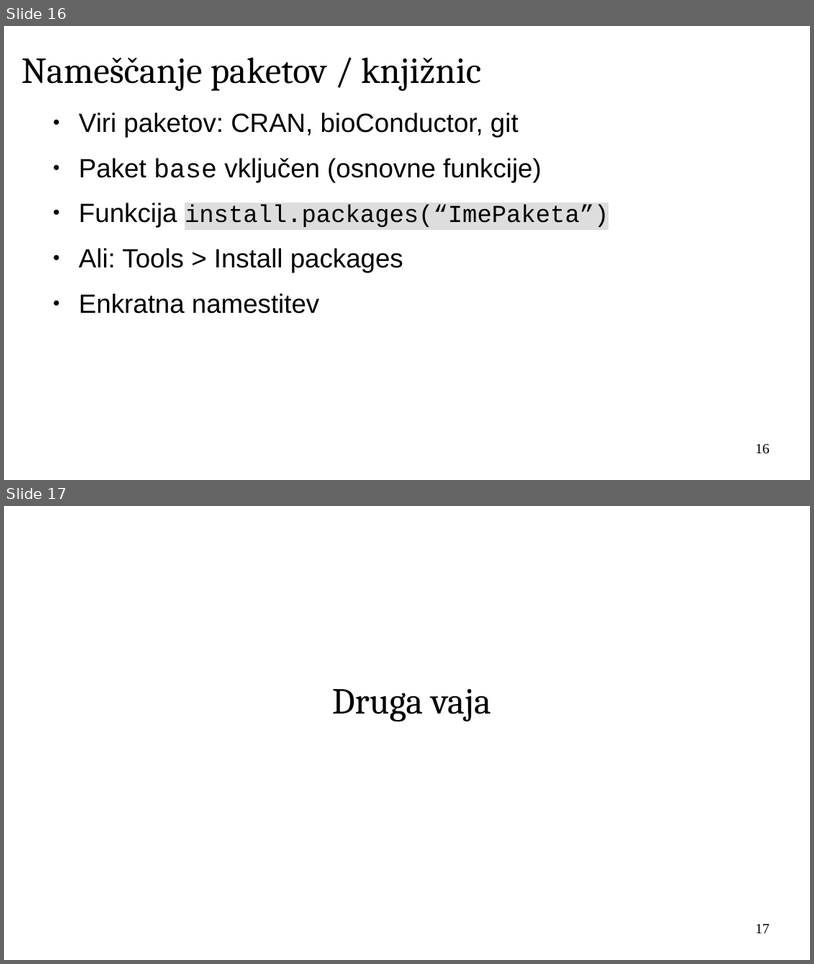
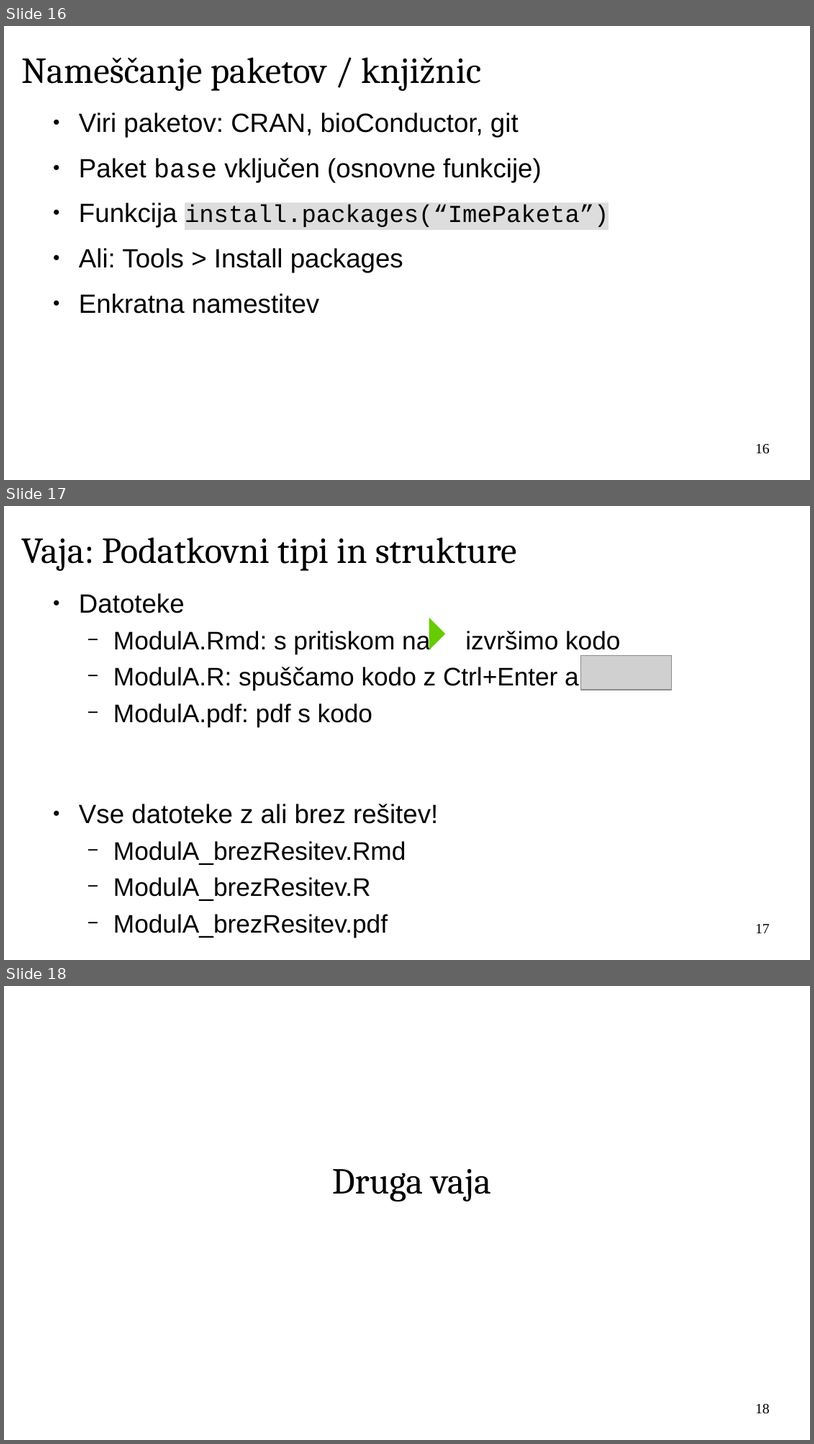
Before and after one commit to janaobsteter/R_tecaj, a slide deck: ModulA/IT_Rtecaj_ModulA.odp. Shown one above the other, each under a label of ours: slides 16 and 17 before the commit, slides 16, 17 and 18 after it. The pictures are 814x964 and 814x1444 pixels, drawn with LibreOffice and Linux fonts; fonts in the diff are those of the drawing; grey boxes stand for pictures; background and template pictures are left out. Boxes give left, top, right and bottom in pixels: in the first picture for what was removed or moved away, otherwise in the second. Text is boxed around its words. In the diff, an @@ line names an element or a change of style, - is before the commit and + after.

Commit message:
Modul a finished

```diff
--- a/ModulA/IT_Rtecaj_ModulA.odp
+++ b/ModulA/IT_Rtecaj_ModulA.odp
@@ slide 17 added at (4,506,810,960), background #FFFFFF @@
@@ title added at (21,537,517,571), 36 pt, text #000000 @@
+Vaja: Podatkovni tipi in strukture
@@ text added at (79,593,620,901), 25 pt, text #000000 @@
+● Datoteke
+  − ModulA.Rmd: s pritiskom na izvršimo kodo
+  − ModulA.R: spuščamo kodo z Ctrl+Enter ali
+  − ModulA.pdf: pdf s kodo
+● Vse datoteke z ali brez rešitev!
+  − ModulA_brezResitev.Rmd
+  − ModulA_brezResitev.R
+  − ModulA_brezResitev.pdf
@@ right triangle added at (414,618,445,650), fill #66CC00 @@
@@ picture added at (581,656,672,690) @@
@@ page number added at (756,924,770,933), 14 pt, text #000000 @@
+17
@@ what was slide 17 is now slide 18 @@
@@ page number at (756,1404,770,1414): text changed @@
-17
+18
```
Also in this commit, not shown: 6 slides changed, 9 other slides added, 1 slide removed, 7 other files.
